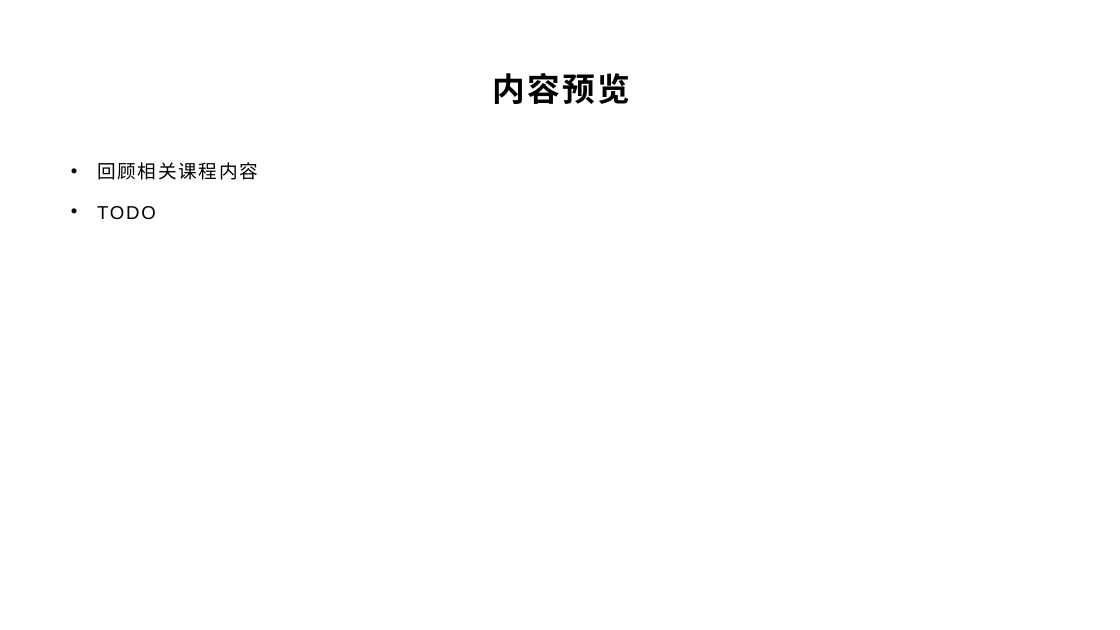
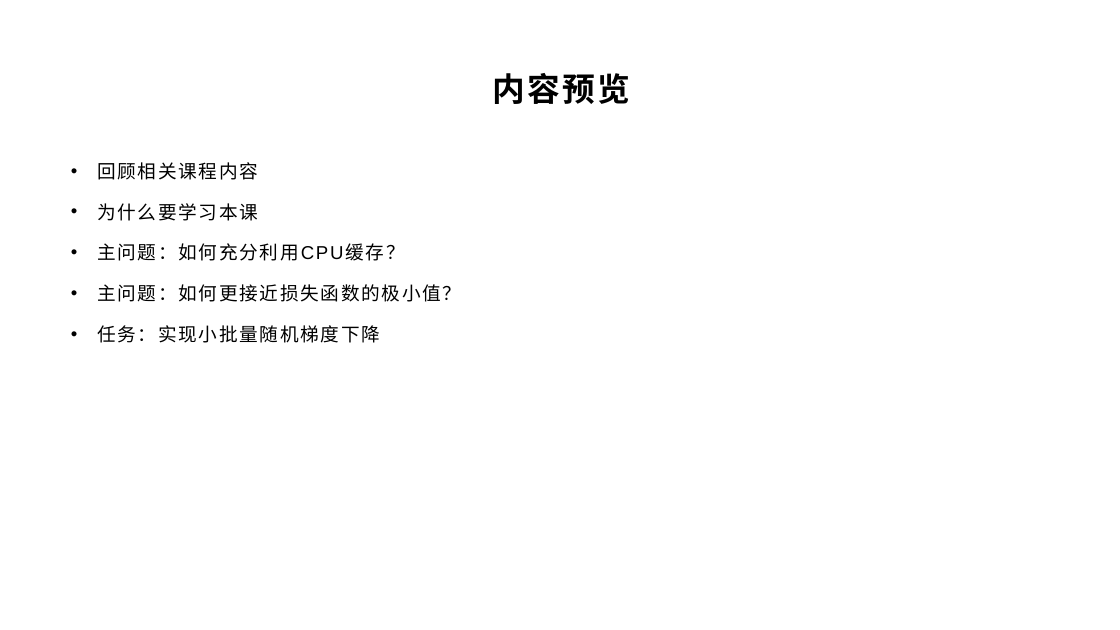
Before and after one commit to yyc-git/DeepLearningEdu, a slide deck: slide 3 of lessons/7_mini_batch/ppt/使用小批量随机梯度下降.pptx. Drawn at 1120x630 pixels with LibreOffice and Linux fonts; fonts in the diff are those of the drawing; background and template pictures are left out. Boxes give left, top, right and bottom in pixels: in the first picture for what was removed or moved away, otherwise in the second. Text is boxed around its words. In the diff, an @@ line names an element or a change of style, - is before the commit and + after.

```diff
--- a/lessons/7_mini_batch/ppt/使用小批量随机梯度下降.pptx
+++ b/lessons/7_mini_batch/ppt/使用小批量随机梯度下降.pptx
@@ text at (97,203,461,343): text changed @@
-• TODO
+• 为什么要学习本课
+• 主问题：如何充分利用CPU缓存？
+• 主问题：如何更接近损失函数的极小值？
+• 任务：实现小批量随机梯度下降
```
Also in this commit, not shown: 6 other slides changed, 2 other files.
